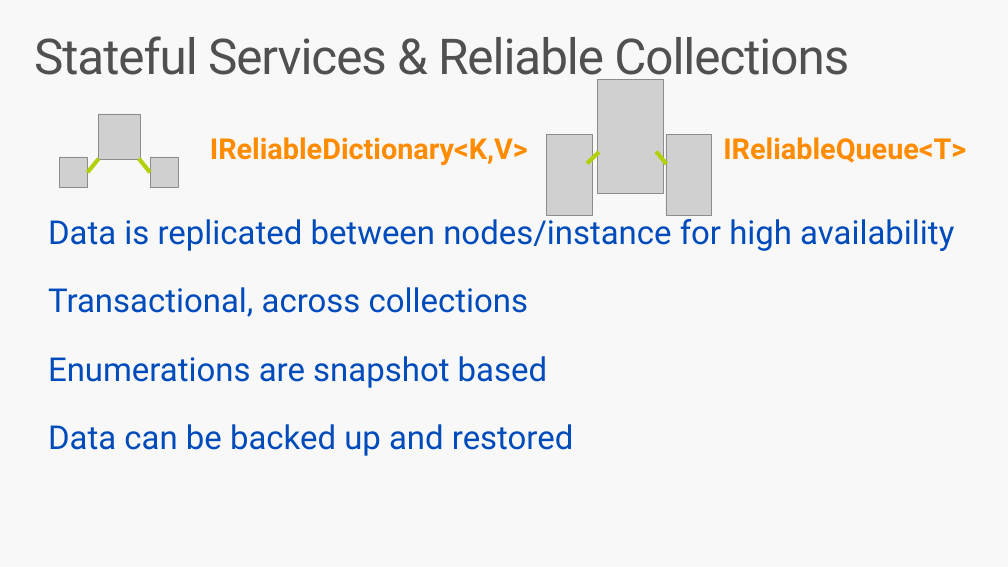
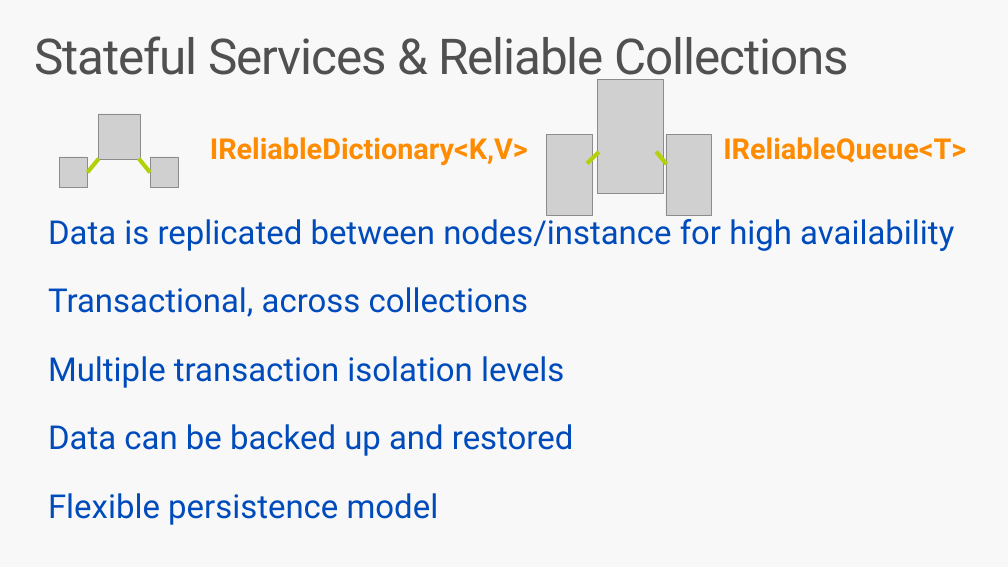
Before and after one commit to brentstineman/PersonalStuff, a slide deck: slide 18 of Presentations/Service Fabric/ServiceFabric Introduction.pptx. Drawn at 1008x567 pixels with LibreOffice and Linux fonts; fonts in the diff are those of the drawing; grey boxes stand for pictures. Boxes give left, top, right and bottom in pixels: in the first picture for what was removed or moved away, otherwise in the second. Text is boxed around its words. In the diff, an @@ line names an element or a change of style, - is before the commit and + after.

Commit message:
more updates to SvcFab Intro presentation

```diff
--- a/Presentations/Service Fabric/ServiceFabric Introduction.pptx
+++ b/Presentations/Service Fabric/ServiceFabric Introduction.pptx
@@ text at (48,356,564,388): text changed @@
-Enumerations are snapshot based
+Multiple transaction isolation levels
@@ text at (48,493,439,525): paragraph added @@
+Flexible persistence model
```
